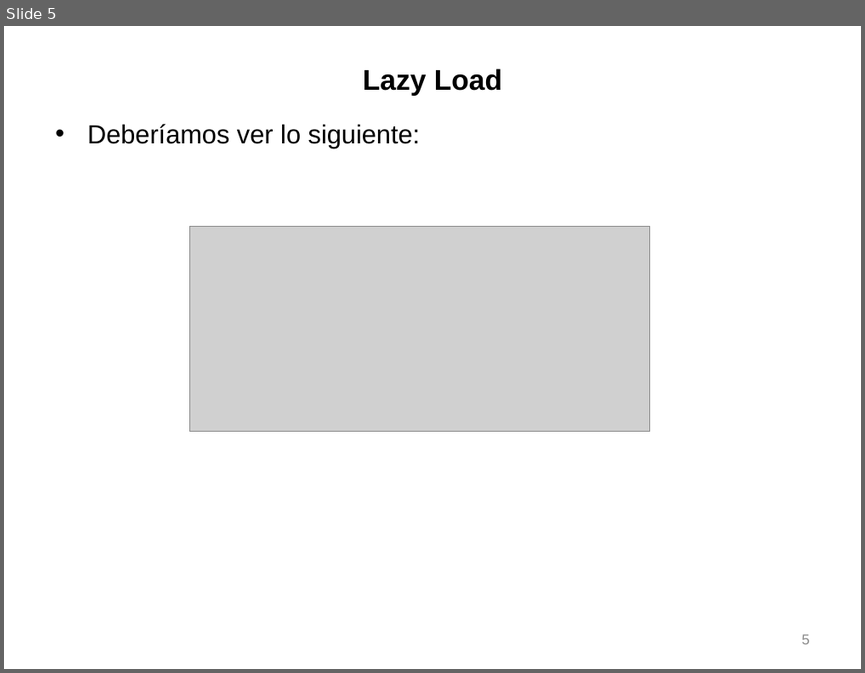
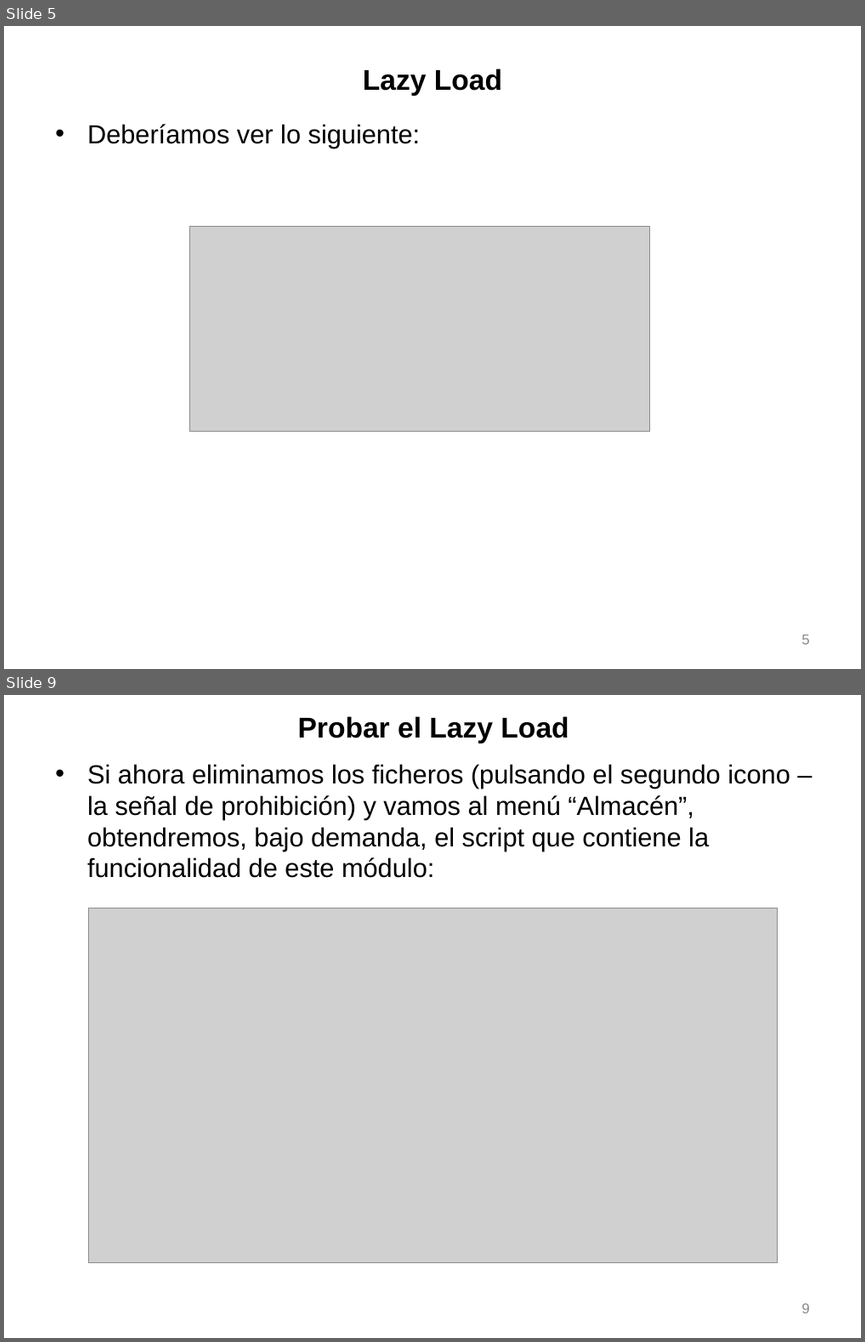
Before and after one commit to repoker/angular, a slide deck: materiales_curso/teoria/tema 06 - rutas y modulos/6.5-Modulos. Parte 3.ppt. Shown one above the other, each under a label of ours: slide 5 before the commit, slides 5 and 9 after it; the slides between them are not shown. The pictures are 865x673 and 865x1342 pixels, drawn with LibreOffice and Linux fonts; fonts in the diff are those of the drawing; grey boxes stand for pictures. Boxes give left, top, right and bottom in pixels: in the first picture for what was removed or moved away, otherwise in the second. Text is boxed around its words. In the diff, an @@ line names an element or a change of style, - is before the commit and + after.

```diff
--- a/materiales_curso/teoria/tema 06 - rutas y modulos/6.5-Modulos. Parte 3.ppt
+++ b/materiales_curso/teoria/tema 06 - rutas y modulos/6.5-Modulos. Parte 3.ppt
@@ slide 9 added at [4,695,861,1338], background #FFFFFF @@
@@ title added at [298,716,568,743], 24 pt, text #000000, bold @@
+Probar el Lazy Load
@@ text added at [87,764,790,878], 22 pt, text #000000 @@
+• Si ahora eliminamos los ficheros (pulsando el segundo icono –la señal de prohibición) y vamos al menú “Almacén”, obtendremos, bajo demanda, el script que contiene la funcionalidad de este módulo:
@@ picture added at [88,908,777,1263] @@
@@ page number added at [801,1303,809,1313], 12 pt, text #898989 @@
+9
```
Also in this commit, not shown: 4 slides changed, 1 other slide added, 51 other files.
